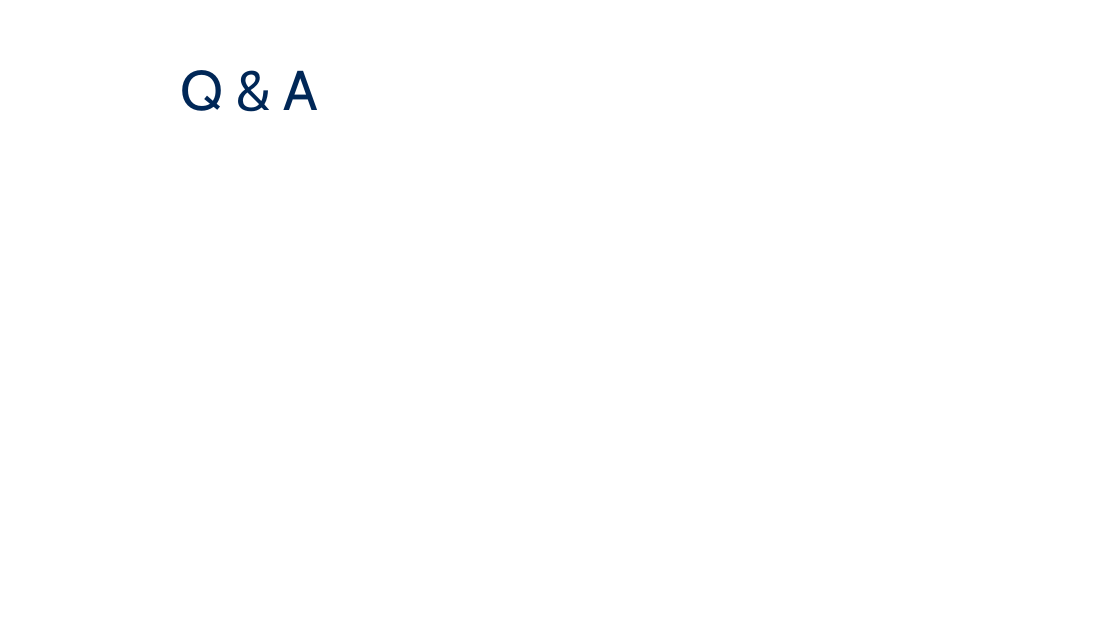
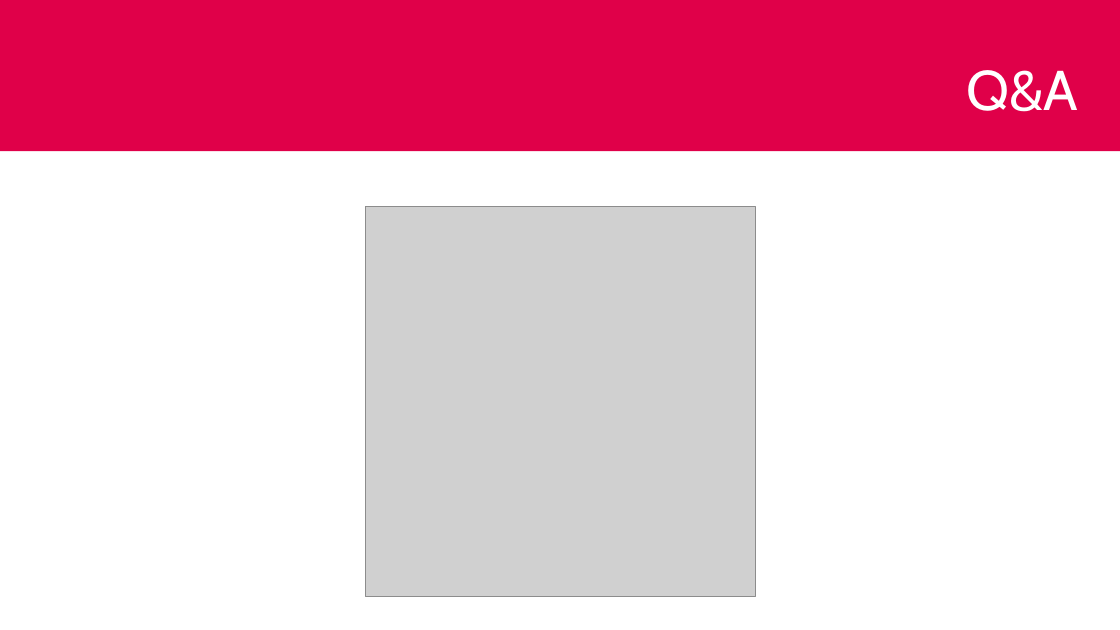
Before and after one commit to UCLeuvenLimburg/Buildingding, a slide deck: slide 19 of Scriptie/Presentatie/Eindpresentatie.pptx (slide 11 before the commit). Drawn at 1120x630 pixels with LibreOffice and Linux fonts; fonts in the diff are those of the drawing; grey boxes stand for pictures; background and template pictures are left out. Boxes give left, top, right and bottom in pixels: in the first picture for what was removed or moved away, otherwise in the second. Text is boxed around its words. In the diff, an @@ line names an element or a change of style, - is before the commit and + after.

```diff
--- a/Scriptie/Presentatie/Eindpresentatie.pptx
+++ b/Scriptie/Presentatie/Eindpresentatie.pptx
@@ rectangle added at (x1=0, y1=0, x2=1120, y2=151), fill #E00049 @@
@@ title at (x1=966, y1=70, x2=1078, y2=112): text changed; text colour #002757 to #FFFFFF @@
-Q & A
+Q&A
@@ picture added at (x1=365, y1=207, x2=755, y2=597) @@
```
Also in this commit, not shown: 5 other slides changed, 13 slides added, 5 slides removed.
